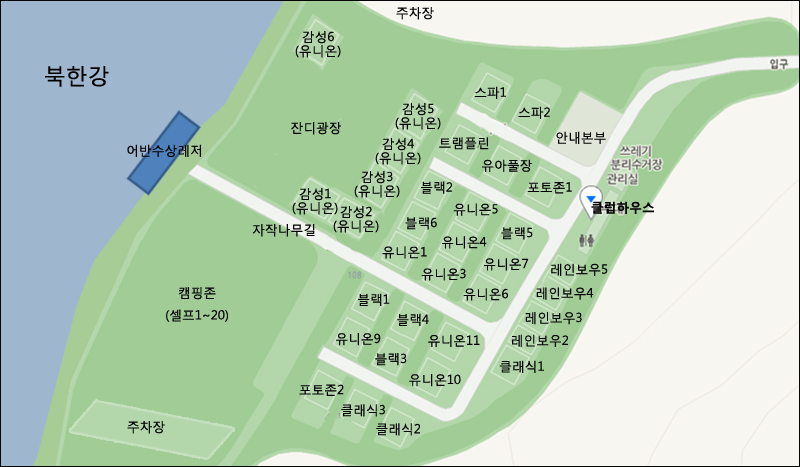
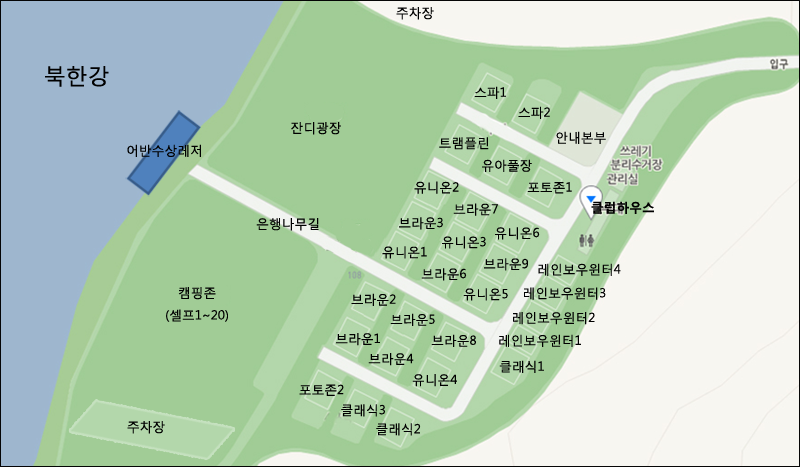
Comparing the layer stacks of the two 800x467 images. Changes:
hid group "감성존" (10 layers) over [253, 14, 444, 241]
renamed "레인보우5" to "레인보우윈터4", painted on it over [538, 263, 621, 276]
renamed "레인보우4" to "레인보우윈터3", painted on it over [524, 287, 606, 300]
renamed "레인보우3" to "레인보우윈터2", painted on it over [513, 312, 595, 325]
renamed "레인보우2" to "레인보우윈터1", painted on it over [499, 334, 581, 347]
renamed "유니온11" to "브라운8", painted on it over [428, 334, 480, 347]
renamed "유니온10" to "유니온4", painted on it over [409, 374, 461, 387]
renamed "블랙4" to "브라운5", painted on it over [390, 313, 435, 326]
renamed "블랙3" to "브라운4", painted on it over [368, 353, 414, 366]
renamed "유니온9" to "브라운1", painted on it over [336, 333, 381, 346]
renamed "블랙1" to "브라운2", painted on it over [351, 293, 396, 306]
renamed "유니온7" to "브라운9", painted on it over [484, 258, 529, 271]
renamed "유니온4" to "유니온3", painted on it over [479, 236, 487, 247]
renamed "블랙6" to "브라운3", painted on it over [399, 217, 443, 230]
renamed "유니온6" to "유니온5", painted on it over [502, 288, 509, 299]
renamed "유니온3" to "브라운6", painted on it over [421, 268, 467, 281]
renamed "블랙2" to "유니온2", painted on it over [414, 181, 459, 194]
renamed "블랙5" to "유니온6", painted on it over [495, 227, 540, 240]
renamed "유니온5" to "브라운7", painted on it over [453, 203, 498, 216]
renamed "자작나무길" to "은행나무길", painted on it over [252, 218, 319, 237]
